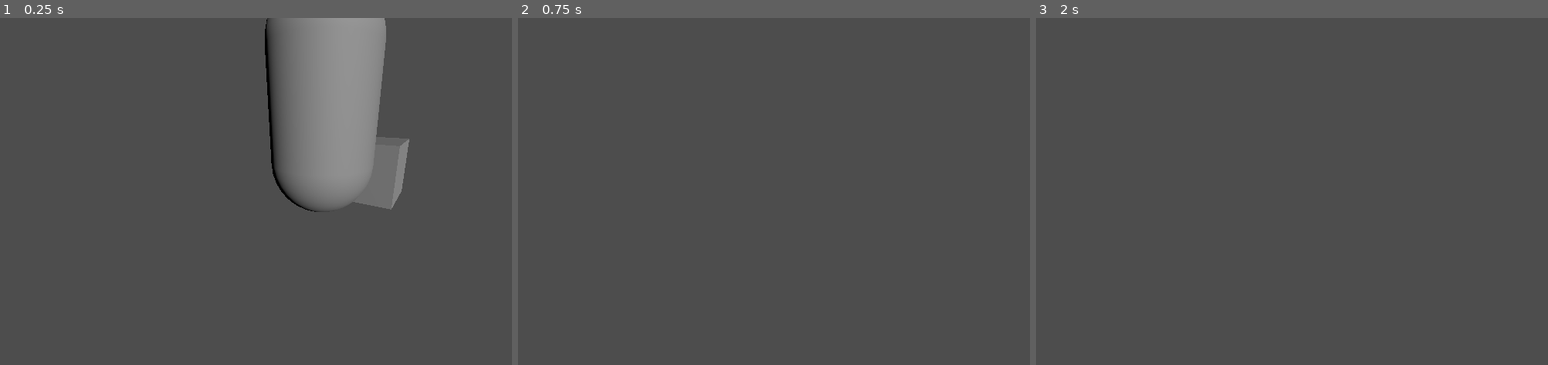
Above: before the commit, frames 1-3 (left to right).
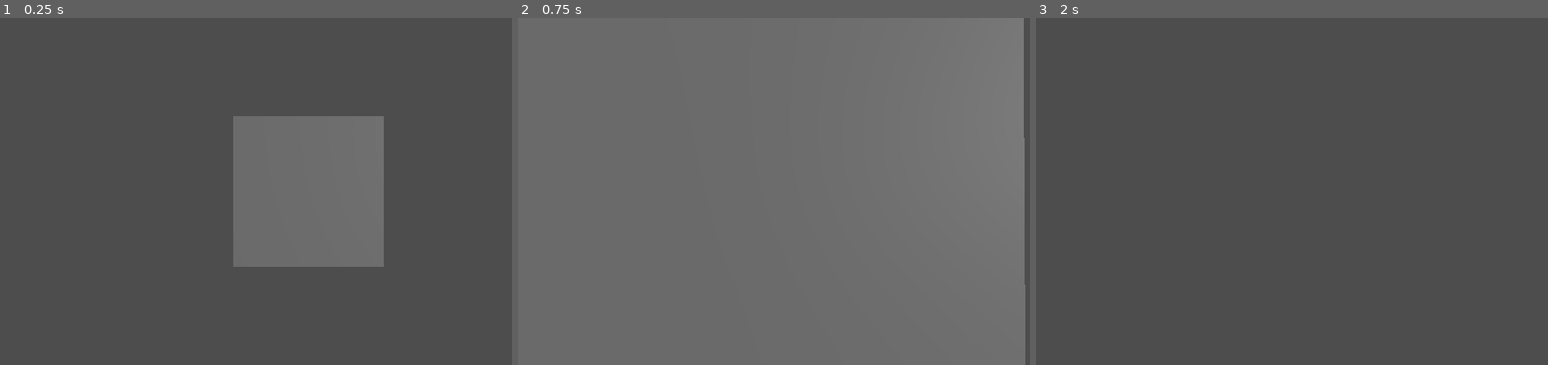
Above: after the commit, the same moments.

Repository: piperinnshall/davinci-renderer
Game: Godot game, scene res://main.tscn
The game is run twice, just before and just after one commit, with the same random seed, the same clock (stepped at 60 frames per second) and the same inputs.
Inputs (mouse positions are in pixels of both pictures, inside the frame that each line leads up to):
- Up to frame 1 (0.25 s): no input
- Up to frame 2 (0.75 s): tap Enter at 0.5 s; move the mouse to (861, 191) at 0.52 s; hold W from 0.53 s (still down)
- Up to frame 3 (2 s): keep holding W; tap Space at 1.25 s; move the mouse to (1312, 191) at 1.27 s

The runs differ from the first frame. In frame 1, 16% of the frame differs, in the area x 45-80%, y 0-72%; in frame 2, 99%, in the area x 0-100%, y 0-100%; in frame 3, nothing differs.

Commit message:
chore: Full sobel shader demo

Diff:
--- a/main.tscn
+++ b/main.tscn
@@ -1,44 +1,20 @@
-[gd_scene load_steps=6 format=3 uid="uid://drrsk0gy6w8vh"]
+[gd_scene load_steps=4 format=3 uid="uid://drrsk0gy6w8vh"]
 
-[ext_resource type="Shader" uid="uid://dd2kv4x718cc2" path="res://shader/sobel.gdshader" id="1_ig7tw"]
-[ext_resource type="Script" uid="uid://cxvjb7u0k8f17" path="res://freelook.gd" id="2_0xm2m"]
+[ext_resource type="PackedScene" uid="uid://l38l4pj26x8p" path="res://scenes/camera/free_cam_3d.tscn" id="2_0xm2m"]
+[ext_resource type="PackedScene" uid="uid://ddjtunef7sp2o" path="res://scenes/shaders/sobel_quad.tscn" id="3_h2yge"]
 
-[sub_resource type="ShaderMaterial" id="ShaderMaterial_ig7tw"]
-render_priority = 0
-shader = ExtResource("1_ig7tw")
-shader_parameter/threshold = 0.5
-shader_parameter/thickness = 0.1
-shader_parameter/line_color = Color(0.4, 0.4, 0.4, 1)
-shader_parameter/background_color = Color(0.9, 0.9, 0.9, 1)
-
-[sub_resource type="CapsuleMesh" id="CapsuleMesh_0xm2m"]
-material = SubResource("ShaderMaterial_ig7tw")
-
-[sub_resource type="BoxMesh" id="BoxMesh_h2yge"]
+[sub_resource type="BoxMesh" id="BoxMesh_0xm2m"]
 
 [node name="Main" type="Node3D"]
 
-[node name="Filter" type="MeshInstance3D" parent="."]
-transform = Transform3D(-0.25881916, -8.940697e-08, 0.9659263, 4.4703484e-08, 1.0000001, 1.7881393e-07, -0.9659262, 0, -0.25881937, -5.9604645e-07, 0.99999905, 8.34465e-07)
-mesh = SubResource("CapsuleMesh_0xm2m")
-
 [node name="MeshInstance3D" type="MeshInstance3D" parent="."]
 transform = Transform3D(1, 0, 0, 0, 1, 0, 0, 0, 1, -2, 0, 0)
-mesh = SubResource("BoxMesh_h2yge")
-
-[node name="Camera3D" type="Camera3D" parent="."]
-transform = Transform3D(-0.50000006, -0.2961981, 0.81379765, 0, 0.9396926, 0.34202012, -0.8660254, 0.17101008, -0.46984637, 2, 1, -1)
-script = ExtResource("2_0xm2m")
+mesh = SubResource("BoxMesh_0xm2m")
 
 [node name="DirectionalLight3D" type="DirectionalLight3D" parent="."]
-transform = Transform3D(-0.81149745, -0.24433124, 0.53082407, -0.020298045, 0.9196294, 0.39226252, -0.58400327, 0.3075453, -0.7512363, 4, 2, -3)
+transform = Transform3D(-0.86602545, 0, 0.49999994, 0.1294095, 0.9659258, 0.22414388, -0.48296285, 0.25881904, -0.8365163, 0, 1, -3)
 
-[node name="CanvasLayer" type="CanvasLayer" parent="."]
-visible = false
+[node name="FreeCam3d" parent="." instance=ExtResource("2_0xm2m")]
+transform = Transform3D(-4.371139e-08, 0, 1, 0, 1, 0, -1, 0, -4.371139e-08, 0, 0, 0)
 
-[node name="ColorRect" type="ColorRect" parent="CanvasLayer"]
-anchors_preset = 15
-anchor_right = 1.0
-anchor_bottom = 1.0
-grow_horizontal = 2
-grow_vertical = 2
+[node name="SobelQuad" parent="FreeCam3d" instance=ExtResource("3_h2yge")]
--- /dev/null
+++ b/scenes/camera/free_cam_3d.tscn
@@ -0,0 +1,6 @@
+[gd_scene load_steps=2 format=3 uid="uid://l38l4pj26x8p"]
+
+[ext_resource type="Script" uid="uid://cxvjb7u0k8f17" path="res://scripts/free_cam.gd" id="1_s6pr6"]
+
+[node name="FreeCam3d" type="Camera3D"]
+script = ExtResource("1_s6pr6")
--- /dev/null
+++ b/scenes/shaders/post_processing.tscn
@@ -0,0 +1,17 @@
+[gd_scene load_steps=3 format=3 uid="uid://feo5yttcnhpy"]
+
+[ext_resource type="Shader" uid="uid://bcaima0j1lkkr" path="res://shaders/hexalization.gdshader" id="1_hdd62"]
+
+[sub_resource type="ShaderMaterial" id="ShaderMaterial_1bvp3"]
+shader = ExtResource("1_hdd62")
+shader_parameter/size = Vector2(32, 28)
+
+[node name="PostProcessing" type="CanvasLayer"]
+
+[node name="ShaderRect" type="ColorRect" parent="."]
+material = SubResource("ShaderMaterial_1bvp3")
+anchors_preset = 15
+anchor_right = 1.0
+anchor_bottom = 1.0
+grow_horizontal = 2
+grow_vertical = 2
--- /dev/null
+++ b/scenes/shaders/sobel_quad.tscn
@@ -0,0 +1,20 @@
+[gd_scene load_steps=4 format=3 uid="uid://ddjtunef7sp2o"]
+
+[ext_resource type="Shader" uid="uid://dd2kv4x718cc2" path="res://shaders/sobel.gdshader" id="1_lgl6y"]
+
+[sub_resource type="QuadMesh" id="QuadMesh_h2yge"]
+flip_faces = true
+size = Vector2(2, 2)
+
+[sub_resource type="ShaderMaterial" id="ShaderMaterial_lquwl"]
+render_priority = 0
+shader = ExtResource("1_lgl6y")
+shader_parameter/threshold = 0.5
+shader_parameter/line_color = Color(0.4, 0.4, 0.4, 1)
+shader_parameter/background_color = Color(0.9, 0.9, 0.9, 1)
+
+[node name="SobelQuad" type="MeshInstance3D"]
+transform = Transform3D(-0.50000006, -1.4901161e-08, -0.8660254, -0.2961981, 0.9396926, 0.17101008, 0.8137977, 0.34202015, -0.4698464, 0, 0, 0)
+mesh = SubResource("QuadMesh_h2yge")
+skeleton = NodePath("../..")
+surface_material_override/0 = SubResource("ShaderMaterial_lquwl")
--- a/freelook.gd
+++ b/scripts/free_cam.gd
@@ -5,18 +5,34 @@
 
 var yaw := 0.0
 var pitch := 0.0
+var base_rotation := Vector3.ZERO
 
 func _ready():
+	base_rotation = rotation
+	get_window().focus_entered.connect(_on_focus)
 	Input.set_mouse_mode(Input.MOUSE_MODE_CAPTURED)
 
-func _unhandled_input(e):
-	if e is InputEventMouseMotion:
+func _on_focus():
+	Input.set_mouse_mode(Input.MOUSE_MODE_CAPTURED)
+
+func _input(e):
+	if e is InputEventKey and e.pressed and e.keycode == KEY_ESCAPE:
+		Input.set_mouse_mode(Input.MOUSE_MODE_VISIBLE)
+
+	if e is InputEventMouseMotion and Input.get_mouse_mode() == Input.MOUSE_MODE_CAPTURED:
 		yaw -= e.relative.x * sens
 		pitch -= e.relative.y * sens
 		pitch = clamp(pitch, deg_to_rad(-89), deg_to_rad(89))
-		rotation = Vector3(pitch, yaw, 0)
 
 func _process(delta):
+	if Input.get_mouse_mode() != Input.MOUSE_MODE_CAPTURED:
+		return
+
+	var rot := base_rotation
+	rot.y += yaw
+	rot.x += pitch
+	rotation = rot
+
 	var move := Vector3.ZERO
 
 	if Input.is_key_pressed(KEY_W):
--- a/shader/sobel.gdshader
+++ b/shaders/sobel.gdshader
@@ -1,12 +1,10 @@
 shader_type spatial;
 render_mode unshaded;
-
 
 uniform sampler2D SCREEN_TEXTURE: hint_screen_texture, filter_linear_mipmap;
 uniform sampler2D NORMAL_TEXTURE: hint_normal_roughness_texture, filter_linear_mipmap;
 
 uniform float threshold: hint_range(0.0, 1.0, 0.01) = 0.5;
-uniform float thickness = 0.1;
 uniform vec3 line_color: source_color = vec3(0.4);
 uniform vec3 background_color: source_color = vec3(0.9);
 
@@ -22,35 +20,30 @@
 	vec3(1.0, 0.0, -1.0)
 );
 
+void vertex() {
+	POSITION = vec4(VERTEX.xy, 1.0, 1.0);
+}
+
 void fragment() {
-	vec2 screen_uv = SCREEN_UV;
 	vec2 pixel_size = 1.0 / VIEWPORT_SIZE;
-
-	vec4 pixel = texture(SCREEN_TEXTURE, screen_uv);
-	vec3 normal = texture(NORMAL_TEXTURE, screen_uv).rgb * 2.0 - 1.0;
+	vec3 normal = texture(NORMAL_TEXTURE, SCREEN_UV).rgb * 2.0 - 1.0;
 
 	mat3 pixels;
 	for (int x = -1; x <= 1; x++){
 		vec3 row;
 		for (int y = -1; y <= 1; y++){
 			vec2 offset = pixel_size * vec2(float(x), float(y));
-			vec3 cell = texture(NORMAL_TEXTURE, screen_uv + offset).rgb;
+			vec3 cell = texture(NORMAL_TEXTURE, SCREEN_UV + offset).rgb;
 			row[y + 1] = length(cell - normal);
 		}
 		pixels[x + 1] = row;
 	}
 
 	float gx = 0.0;
-	for (int i = 0; i <= 2; i++){
-		gx += dot(kernel_h[i], pixels[i]);
-	}
-
 	float gy = 0.0;
-	for (int i = 0; i <= 2; i++){
-		gy += dot(kernel_v[i], pixels[i]);
-	}
-
+	for (int i = 0; i <= 2; i++) gx += dot(kernel_h[i], pixels[i]);
+	for (int i = 0; i <= 2; i++) gy += dot(kernel_v[i], pixels[i]);
 	float sobel = sqrt(gx * gx + gy * gy);
 
-	ALBEDO = mix(background_color, line_color, step(threshold, sobel + thickness));
+	ALBEDO = sobel > threshold ? line_color : background_color;
 }
--- /dev/null
+++ b/shaders/sobel_canvas.gdshader
@@ -0,0 +1,38 @@
+shader_type canvas_item;
+
+uniform sampler2D screen_texture : hint_screen_texture, filter_linear_mipmap;
+uniform float threshold : hint_range(0.0, 2.0, 0.01) = 0.3;
+uniform vec3 line_color : source_color = vec3(0.4);
+uniform vec3 background_color : source_color = vec3(0.9);
+
+const mat3 kernel_h = mat3(
+	vec3(1.0, 2.0, 1.0),
+	vec3(0.0, 0.0, 0.0),
+	vec3(-1.0, -2.0, -1.0)
+);
+const mat3 kernel_v = mat3(
+	vec3(1.0, 0.0, -1.0),
+	vec3(2.0, 0.0, -2.0),
+	vec3(1.0, 0.0, -1.0)
+);
+
+void fragment() {
+	mat3 luminance;
+	for (int x = -1; x <= 1; x++) {
+		vec3 row;
+		for (int y = -1; y <= 1; y++) {
+			vec2 offset = SCREEN_PIXEL_SIZE * vec2(float(x), float(y));
+			vec3 cell = texture(screen_texture, SCREEN_UV + offset).rgb;
+			row[y + 1] = dot(cell, vec3(0.299, 0.587, 0.114));
+		}
+		luminance[x + 1] = row;
+	}
+
+	float gx = 0.0;
+	float gy = 0.0;
+	for (int i = 0; i <= 2; i++) gx += dot(kernel_h[i], luminance[i]);
+	for (int i = 0; i <= 2; i++) gy += dot(kernel_v[i], luminance[i]);
+	float sobel = sqrt(gx * gx + gy * gy);
+
+	COLOR = vec4(sobel > threshold ? line_color : background_color, 1.0);
+}
Renamed: freelook.gd.uid -> scripts/free_cam.gd.uid
Renamed: shader/hexalization.gdshader -> shaders/hexalization.gdshader
Renamed: shader/hexalization.gdshader.uid -> shaders/hexalization.gdshader.uid
Renamed: shader/sobel.gdshader.uid -> shaders/sobel.gdshader.uid
Not shown, added: shaders/sobel_canvas.gdshader.uid
Not shown, added: resources/.gitkeep
